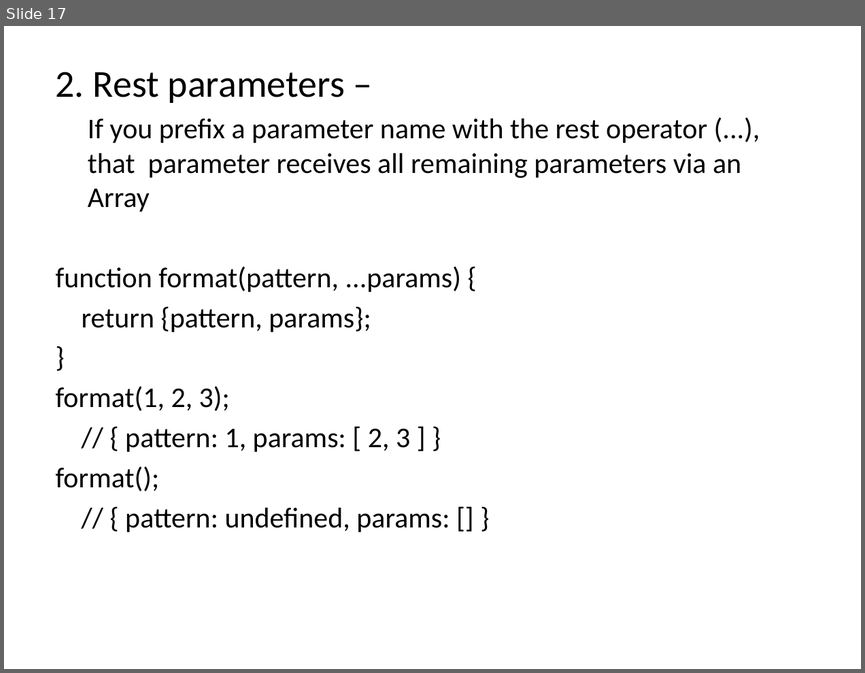
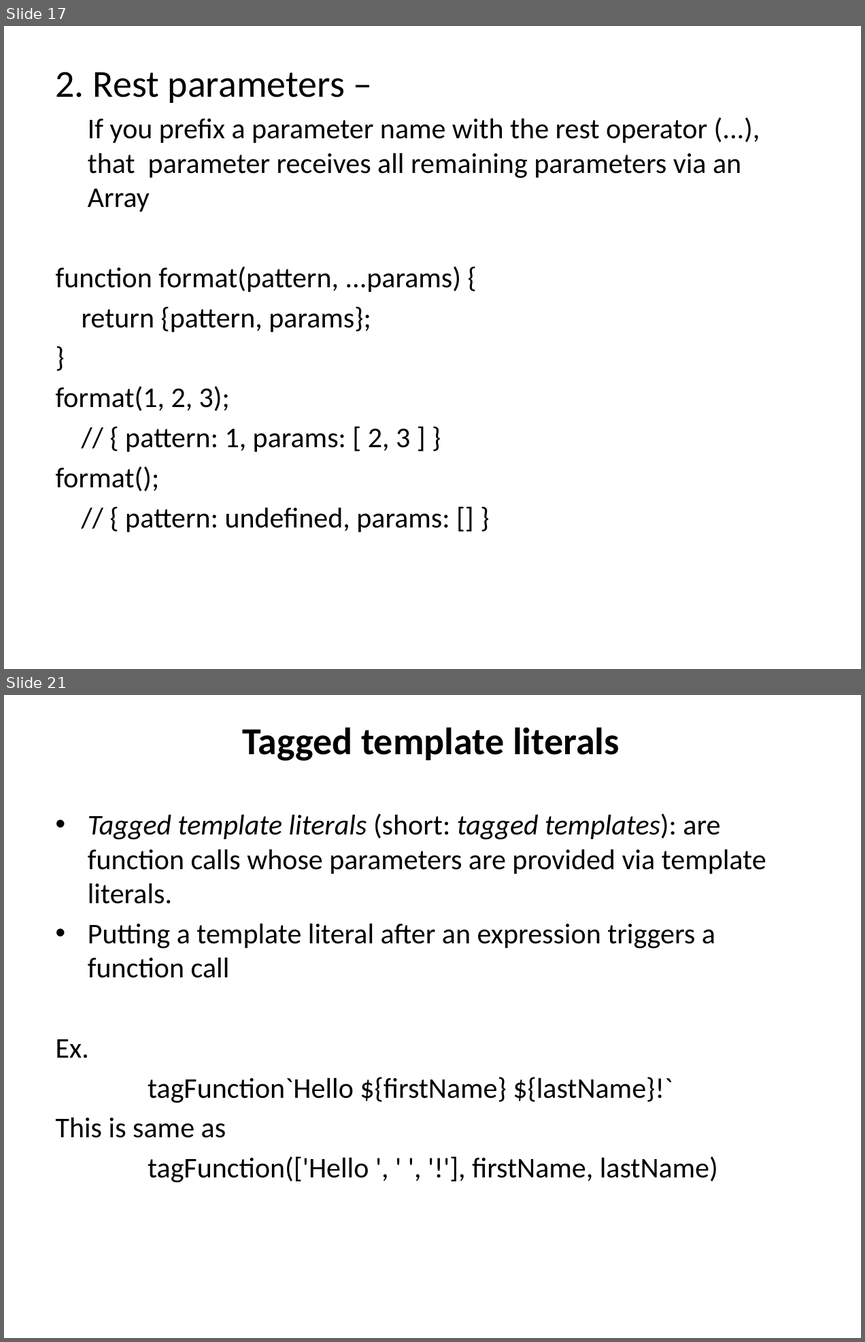
Before and after one commit to jaybidwai02/jsFrameworks, a slide deck: es6/ES6.pptx. Shown one above the other, each under a label of ours: slide 17 before the commit, slides 17 and 21 after it; the slides between them are not shown. The pictures are 865x673 and 865x1342 pixels, drawn with LibreOffice and Linux fonts; fonts in the diff are those of the drawing. Boxes give left, top, right and bottom in pixels: in the first picture for what was removed or moved away, otherwise in the second. Text is boxed around its words. In the diff, an @@ line names an element or a change of style, - is before the commit and + after.

```diff
--- a/es6/ES6.pptx
+++ b/es6/ES6.pptx
@@ slide 21 added at (x1=4, y1=695, x2=861, y2=1338), background #FFFFFF @@
@@ title added at (x1=242, y1=727, x2=619, y2=761), 32 pt, text #000000, bold @@
+Tagged template literals
@@ text added at (x1=56, y1=813, x2=766, y2=1183), 24 pt, text #000000 @@
+• Tagged template literals (short: tagged templates): are function calls whose parameters are provided via template literals.
+• Putting a template literal after an expression triggers a function call
+Ex.
+tagFunction`Hello ${firstName} ${lastName}!`
+This is same as
+tagFunction(['Hello ', ' ', '!'], firstName, lastName)
```
Also in this commit, not shown: 7 other slides added.
